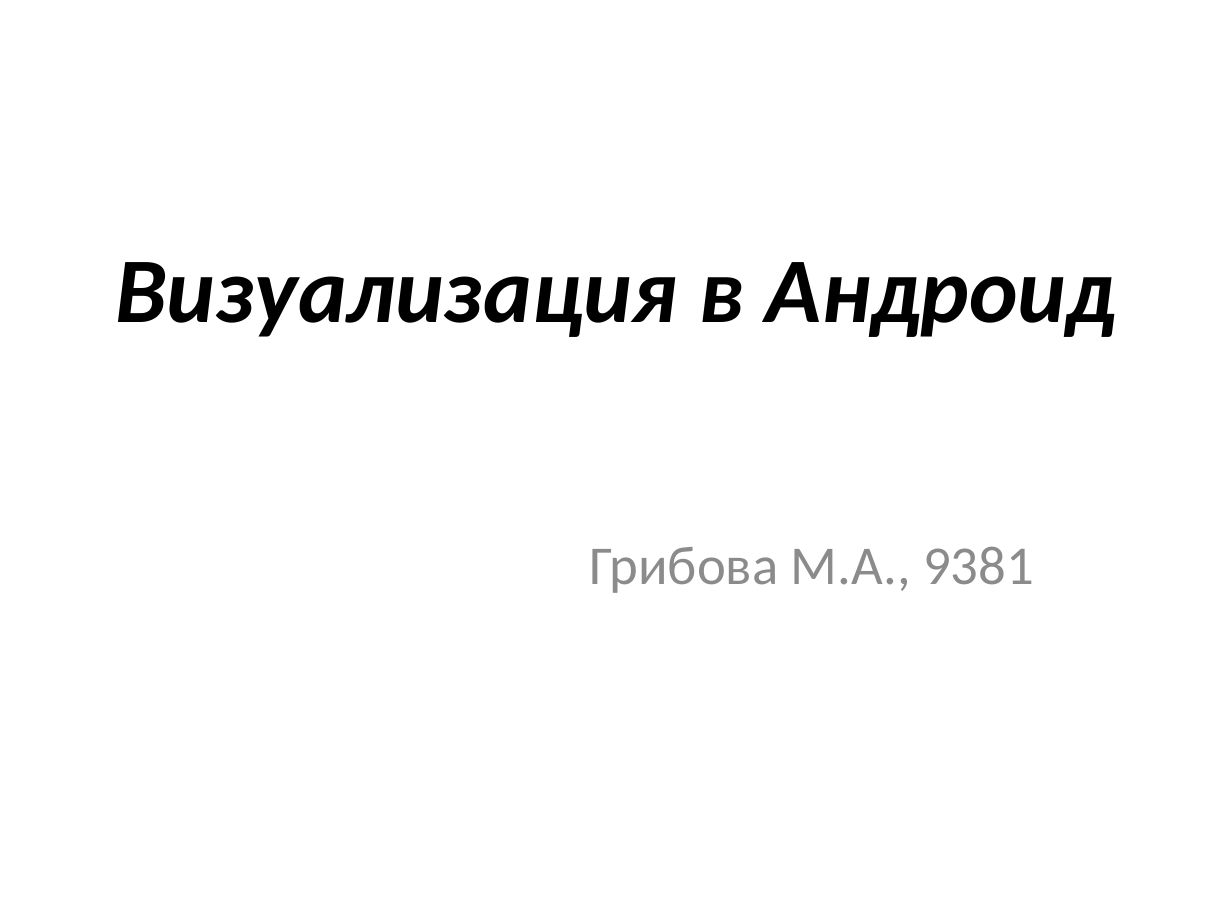
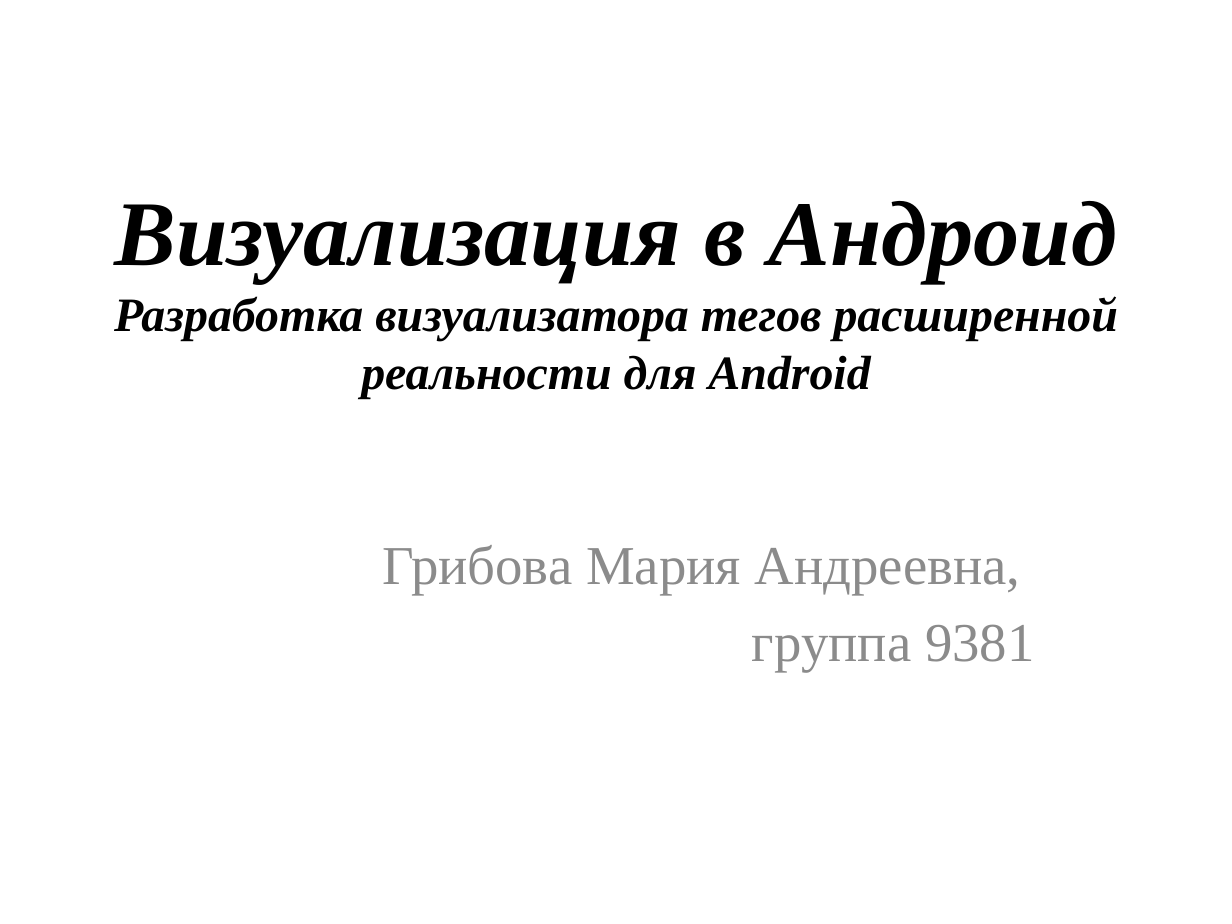
Before and after one commit to geo2tag/geocube, a slide deck: slide 1 of Диплом презентация.pptx. Drawn at 1232x924 pixels with LibreOffice and Linux fonts; fonts in the diff are those of the drawing. Boxes give left, top, right and bottom in pixels: in the first picture for what was removed or moved away, otherwise in the second. Text is boxed around its words. In the diff, an @@ line names an element or a change of style, - is before the commit and + after.

```diff
--- a/Диплом презентация.pptx
+++ b/Диплом презентация.pptx
@@ title at box(114, 201, 1118, 398): text changed; size 54 to 28 pt; font Calibri to Times New Roman @@
-Визуализация в Андроид
+Визуализация в Андроид
+Разработка визуализатора тегов расширенной реальности для Android
@@ subtitle at box(383, 545, 1035, 671): text changed; font Calibri to Times New Roman @@
-Грибова М.А., 9381
+Грибова Мария Андреевна,
+группа 9381
```
Also in this commit, not shown: 6 other slides changed, 9 slides added, 14 slides removed.
